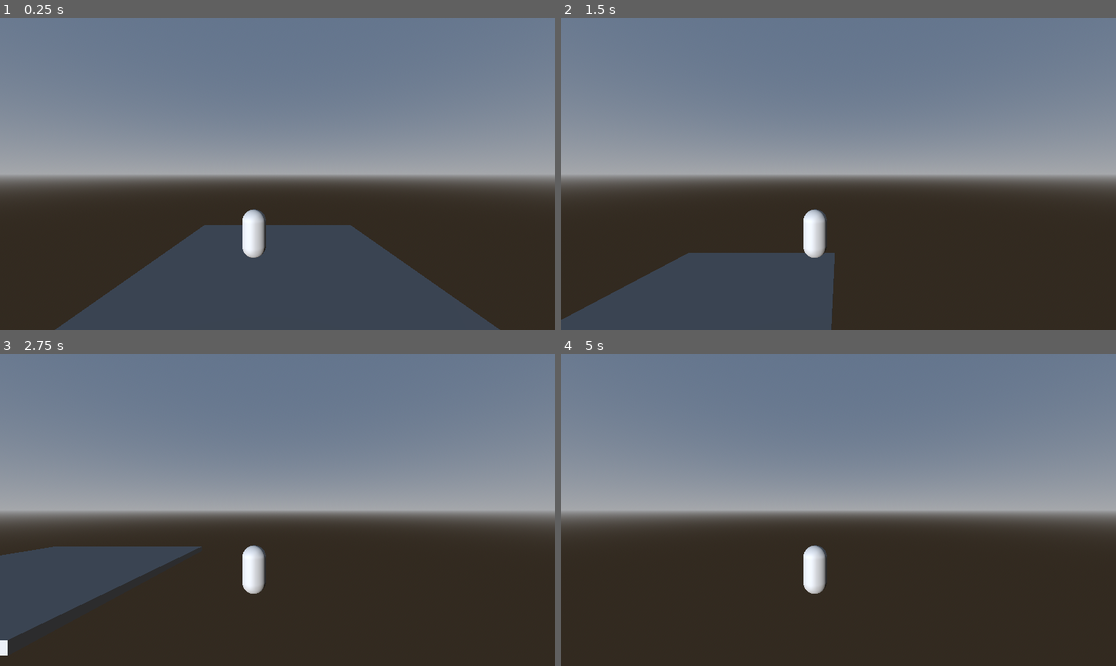
Above: before the commit, frames 1-4 (two rows, left to right).
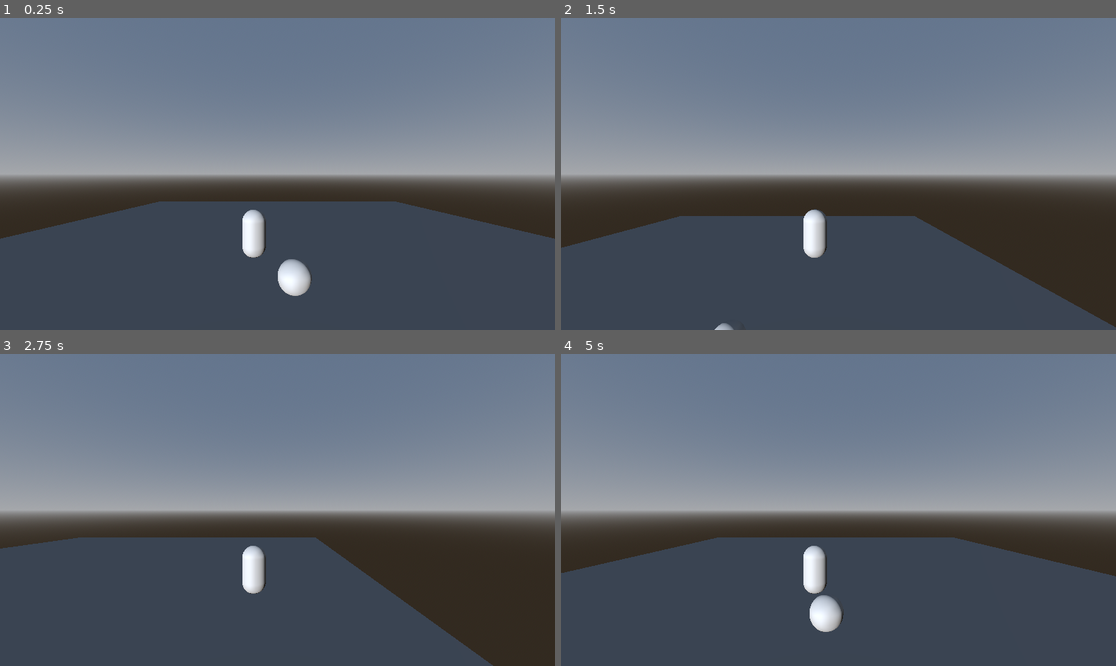
Above: after the commit, the same moments.

Repository: A-CheshireCat/the-switcher-iii
Game: Godot game, scene res://scenes/world.tscn
Two runs of this game, one before a commit and one after it. Both use one fixed random seed, a clock stepped at 60 frames per second and the inputs below.
Inputs:
- Up to frame 1 (0.25 s): no input
- Up to frame 2 (1.5 s): hold D (move_right) 0.53-1.28 s; tap 1 (mask1) at 0.6 s; tap Space (jump) at 0.77 s; hold Down (ui_down) from 1.28 s (still down); tap 2 (mask2) at 1.35 s
- Up to frame 3 (2.75 s): tap Space (jump) at 1.52 s; release Down (ui_down) at 2.03 s; hold D (move_right) from 2.03 s (still down); tap 3 (mask3) at 2.1 s
- Up to frame 4 (5 s): release D (move_right) at 2.78 s; hold Up (ui_up) 2.78-3.53 s; tap 1 (mask1) at 2.85 s; tap Space (jump) at 3.02, 3.77, 4.52 s; hold A (move_left) from 3.53 s (still down); tap 2 (mask2) at 3.6 s; tap 3 (mask3) at 4.35 s

The runs differ from the first frame. In frame 1, 20% of the frame differs, in the area x 0-100%, y 58-100%; in frame 2, 19%; in frame 3, 24%; in frame 4, 37%.

Commit message:
Mob that patrols on X axis
w

Diff:
--- /dev/null
+++ b/monster.gd
@@ -0,0 +1,31 @@
+extends CharacterBody3D
+
+const SPEED = 2.0
+var DISTANCE_DIRECTION_SWITCH = 150
+var DISTANCE_TRAVELLED = 0
+var DIRECTION_WAY = 1
+
+func _physics_process(delta: float) -> void:
+	#calculate distance travelled
+	DISTANCE_TRAVELLED += SPEED
+
+	# Add the gravity.
+	if not is_on_floor():
+		velocity += get_gravity() * delta
+
+	#Add movement on th X axis
+	if(DIRECTION_WAY == 1):
+		velocity.x = SPEED
+	else:
+		velocity.x = -SPEED
+
+	#when the patrol changes direction
+	if(DISTANCE_TRAVELLED >= DISTANCE_DIRECTION_SWITCH):
+		DIRECTION_WAY = 2
+
+	if(DISTANCE_TRAVELLED == (2*DISTANCE_DIRECTION_SWITCH)):
+		DIRECTION_WAY = 1
+		DISTANCE_TRAVELLED = 0
+
+
+	move_and_slide()
--- /dev/null
+++ b/monster.tscn
@@ -0,0 +1,16 @@
+[gd_scene format=3 uid="uid://1gmc0sac64ja"]
+
+[ext_resource type="Script" uid="uid://b4y1fqc3g7teo" path="res://monster.gd" id="1_s3gyj"]
+
+[sub_resource type="SphereShape3D" id="SphereShape3D_mrqeg"]
+
+[sub_resource type="SphereMesh" id="SphereMesh_ga5te"]
+
+[node name="Monster" type="CharacterBody3D" unique_id=646365200]
+script = ExtResource("1_s3gyj")
+
+[node name="CollisionShape3D" type="CollisionShape3D" parent="." unique_id=1663755421]
+shape = SubResource("SphereShape3D_mrqeg")
+
+[node name="MeshInstance3D" type="MeshInstance3D" parent="." unique_id=2043374184]
+mesh = SubResource("SphereMesh_ga5te")
--- a/scenes/world.tscn
+++ b/scenes/world.tscn
@@ -1,6 +1,7 @@
 [gd_scene format=3 uid="uid://bhlq5ct1fdhk0"]
 
 [ext_resource type="PackedScene" uid="uid://bp56kk1b8t65u" path="res://scenes/player.tscn" id="1_nnsk1"]
+[ext_resource type="PackedScene" uid="uid://1gmc0sac64ja" path="res://monster.tscn" id="2_rwgxs"]
 
 [sub_resource type="BoxMesh" id="BoxMesh_e5uuo"]
 
@@ -18,7 +19,7 @@
 [node name="World" type="Node3D" unique_id=627132778]
 
 [node name="StaticBody3D" type="StaticBody3D" parent="." unique_id=728125679]
-transform = Transform3D(10, 0, 0, 0, 0.3, 0, 0, 0, 10, 0, 0, 0)
+transform = Transform3D(30, 0, 0, 0, 0.9, 0, 0, 0, 30, 0, 0, 0)
 
 [node name="MeshInstance3D" type="MeshInstance3D" parent="StaticBody3D" unique_id=1585318583]
 mesh = SubResource("BoxMesh_e5uuo")
@@ -27,7 +28,7 @@
 shape = SubResource("BoxShape3D_nnsk1")
 
 [node name="Player" parent="." unique_id=336666563 instance=ExtResource("1_nnsk1")]
-transform = Transform3D(1, 0, 0, 0, 1, 0, 0, 0, 1, -0.9847727, 1.1499996, 0.308733)
+transform = Transform3D(1, 0, 0, 0, 1, 0, 0, 0, 1, -0.9847727, 1.4549499, 2.5857477)
 
 [node name="Camera3D" type="Camera3D" parent="Player" unique_id=1972743673]
 transform = Transform3D(1, 0, 0, 0, 1, 0, 0, 0, 1, 0.9847727, 2.4984002, 8.57422)
@@ -39,3 +40,6 @@
 transform = Transform3D(0.8983038, 0, -0.43937483, 0, 1, 0, 0.43937483, 0, 0.8983038, -8.180935, 4.10433, 5.5248365)
 light_energy = 1.634
 shadow_enabled = true
+
+[node name="Monster" parent="." unique_id=646365200 instance=ExtResource("2_rwgxs")]
+transform = Transform3D(1, 0, 0, 0, 1, 0, 0, 0, 1, 0, 1.4932275, 5.1935453)
Not shown, added: monster.gd.uid
